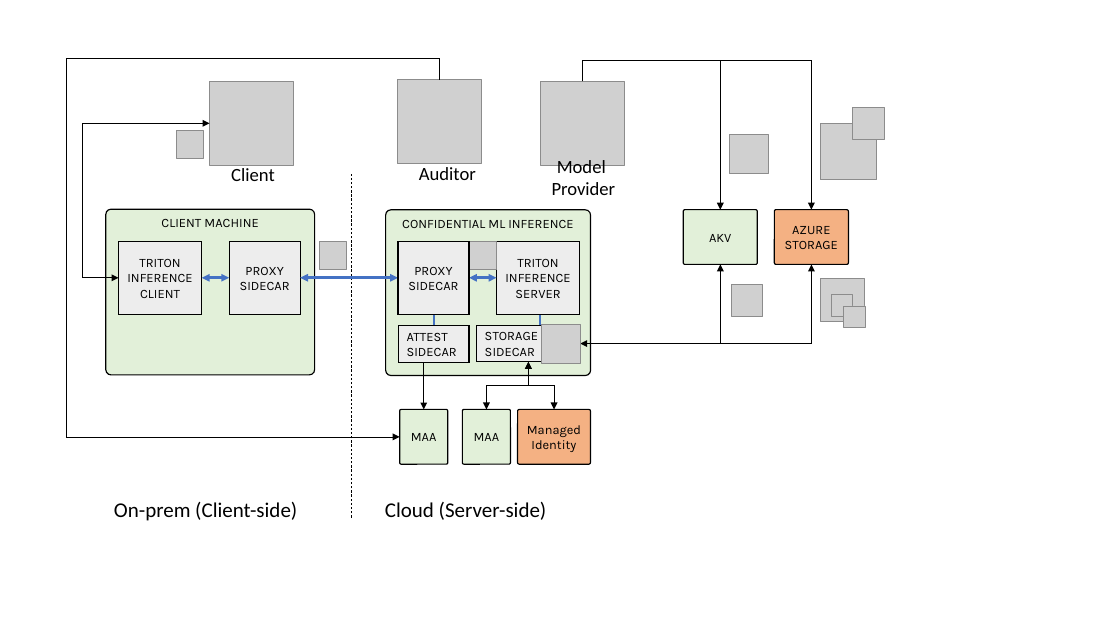
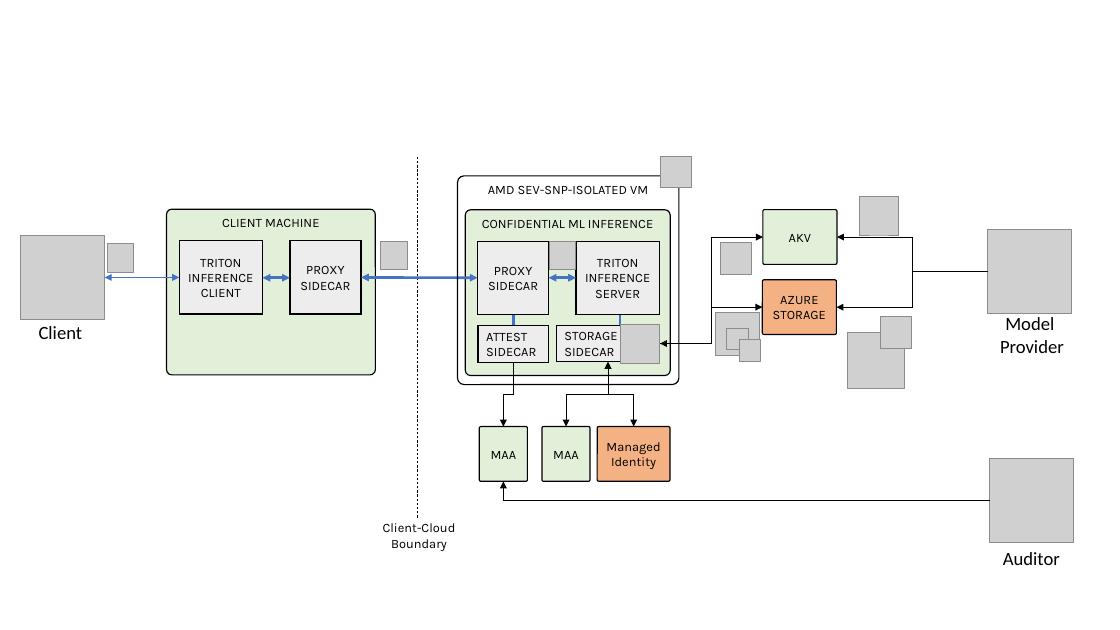
Before and after one commit to microsoft/confidential-ai, a slide deck: slide 3 of inference/docs/images/diagrams.pptx. Drawn at 1120x630 pixels with LibreOffice and Linux fonts; fonts in the diff are those of the drawing; grey boxes stand for pictures; background and template pictures are left out. Boxes give left, top, right and bottom in pixels: in the first picture for what was removed or moved away, otherwise in the second. Text is boxed around its words. In the diff, an @@ line names an element or a change of style, - is before the commit and + after.

```diff
--- a/inference/docs/images/diagrams.pptx
+++ b/inference/docs/images/diagrams.pptx
@@ elbow double arrow removed from (209, 124) to (118, 278) @@
@@ line moved from (352, 518) - (352, 174) to (418, 518) - (418, 157) @@
@@ rounded rectangle added at (458, 176, 680, 384), outline #000000 1 pt, 11 pt, text #000000 @@
+AMD SEV-SNP-ISOLATED VM
@@ picture added at (660, 156, 691, 187) @@
@@ picture: place and size @@
-picture at (729, 135, 768, 174)
+picture at (860, 196, 898, 234)
@@ picture: place and size @@
-picture at (209, 82, 293, 166)
+picture at (21, 235, 105, 319)
@@ elbow double arrow moved from (581, 344) - (721, 265) to (660, 344) - (763, 237) @@
@@ elbow arrow moved from (582, 82) - (721, 210) to (988, 271) - (837, 237) @@
@@ picture: place and size @@
-picture at (540, 82, 624, 166)
+picture at (988, 229, 1072, 313)
@@ picture: place and size @@
-picture at (176, 130, 203, 158)
+picture at (108, 244, 134, 271)
@@ picture: place and size @@
-picture at (732, 285, 763, 318)
+picture at (720, 243, 751, 276)
@@ double arrow added from (105, 277) to (179, 277), #4472C4 0.5 pt @@
@@ 3 rounded rectangles, 1 picture, 1 double arrow: place and size @@
-3 rounded rectangles, 1 picture, 1 double arrow at (106, 209, 347, 375)
+3 rounded rectangles, 1 picture, 1 double arrow at (166, 209, 408, 375)
@@ double arrow moved from (300, 278) - (398, 278) to (361, 277) - (478, 278) @@
@@ rounded rectangle "AZURE STORAGE": place and size @@
-rounded rectangle "AZURE STORAGE" at (775, 210, 849, 265)
+rounded rectangle "AZURE STORAGE" at (763, 280, 837, 334)
@@ elbow arrow moved from (582, 82) - (812, 210) to (988, 271) - (837, 308) @@
@@ text "Client": place and size @@
-text "Client" at (231, 168, 275, 181)
+text "Client" at (39, 326, 83, 339)
@@ 6 rounded rectangles, 2 pictures, 2 lines, 1 double arrow: place and size @@
-6 rounded rectangles, 2 pictures, 2 lines, 1 double arrow at (386, 210, 757, 376)
+6 rounded rectangles, 2 pictures, 2 lines, 1 double arrow at (465, 210, 837, 376)
@@ elbow arrow moved from (581, 344) - (812, 265) to (660, 344) - (763, 308) @@
@@ 3 pictures: place and size @@
-3 pictures at (821, 279, 866, 328)
+3 pictures at (716, 313, 761, 361)
@@ picture: place and size @@
-picture at (853, 108, 884, 139)
+picture at (881, 317, 912, 348)
@@ text "Model": place and size @@
-text "Model" at (552, 160, 616, 195)
+text "Model" at (1000, 317, 1064, 353)
@@ picture: place and size @@
-picture at (821, 124, 877, 180)
+picture at (848, 333, 904, 389)
@@ elbow arrow moved from (423, 359) - (423, 409) to (513, 362) - (503, 427) @@
@@ elbow double arrow moved from (486, 409) - (528, 362) to (566, 427) - (608, 362) @@
@@ elbow double arrow moved from (555, 409) - (528, 362) to (634, 427) - (608, 362) @@
@@ 3 rounded rectangles: place and size @@
-3 rounded rectangles at (400, 409, 591, 464)
+3 rounded rectangles at (480, 427, 670, 481)
@@ picture: place and size @@
-picture at (397, 80, 481, 164)
+picture at (991, 459, 1075, 543)
@@ text removed at (114, 502, 297, 521) @@
-On-prem (Client-side)
@@ text removed at (385, 502, 547, 520) @@
-Cloud (Server-side)
@@ elbow arrow moved from (439, 80) - (400, 437) to (991, 501) - (503, 481) @@
@@ text added at (383, 523, 456, 551), 11 pt, text #000000 @@
+Client-Cloud
+Boundary
@@ text "Auditor": place and size @@
-text "Auditor" at (419, 167, 476, 180)
+text "Auditor" at (1003, 552, 1060, 565)
```
Also in this commit, not shown: 1 other file.
